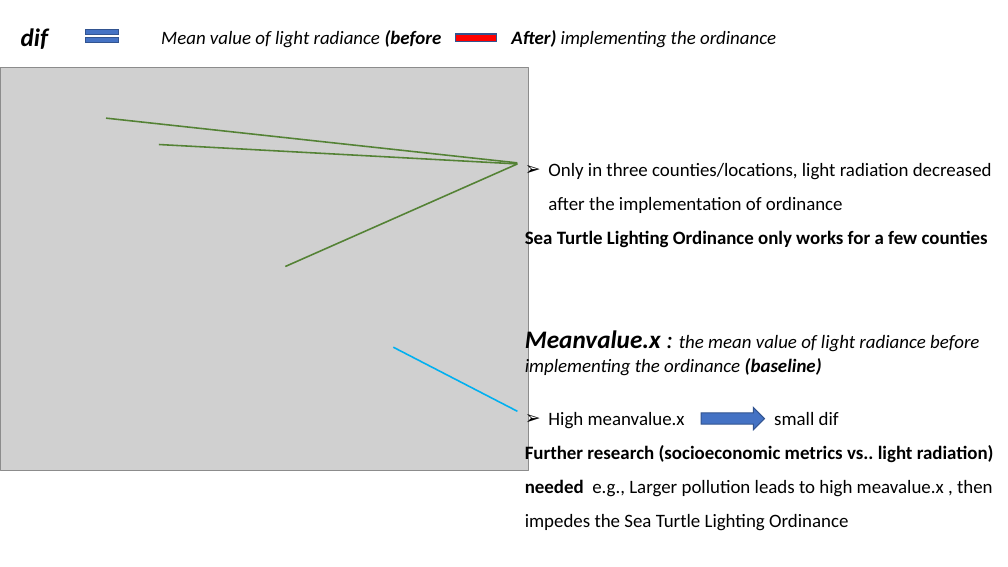
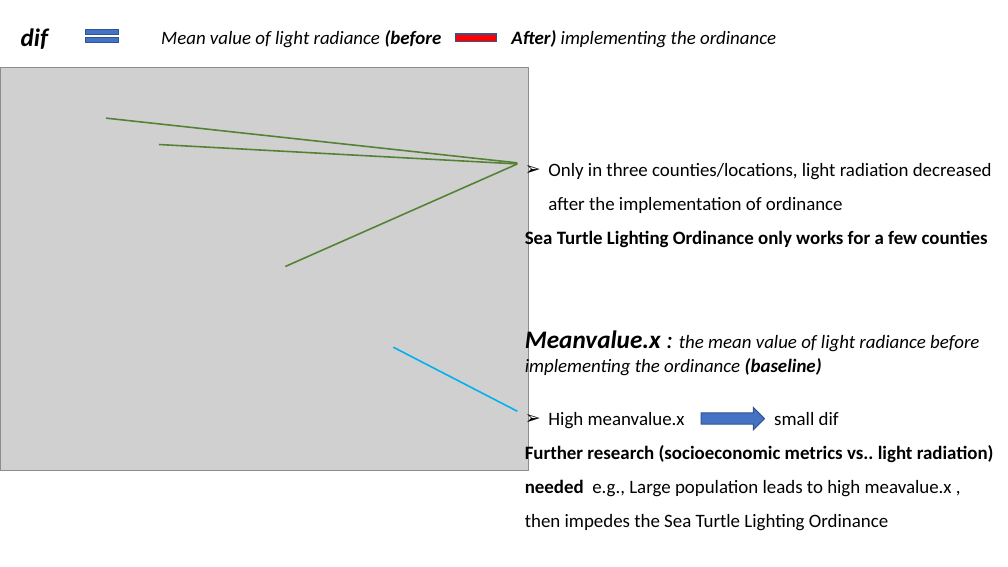
Before and after one commit to jmg144/Garcia_Choi_Pang_ENV872_ProjectRepository, a slide deck: slide 11 of Output/FinalPresentation_ENV872.pptx. Drawn at 1008x567 pixels with LibreOffice and Linux fonts; fonts in the diff are those of the drawing; grey boxes stand for pictures. Boxes give left, top, right and bottom in pixels: in the first picture for what was removed or moved away, otherwise in the second. Text is boxed around its words. In the diff, an @@ line names an element or a change of style, - is before the commit and + after.

```diff
--- a/Output/FinalPresentation_ENV872.pptx
+++ b/Output/FinalPresentation_ENV872.pptx
@@ text at (525, 443, 994, 531): text changed @@
-Further research (socioeconomic metrics vs.. light radiation) needed e.g., Larger pollution leads to high meavalue.x , then impedes the Sea Turtle Lighting Ordinance
+Further research (socioeconomic metrics vs.. light radiation) needed e.g., Large population leads to high meavalue.x , then impedes the Sea Turtle Lighting Ordinance
```
Also in this commit, not shown: 1 other slide changed.
